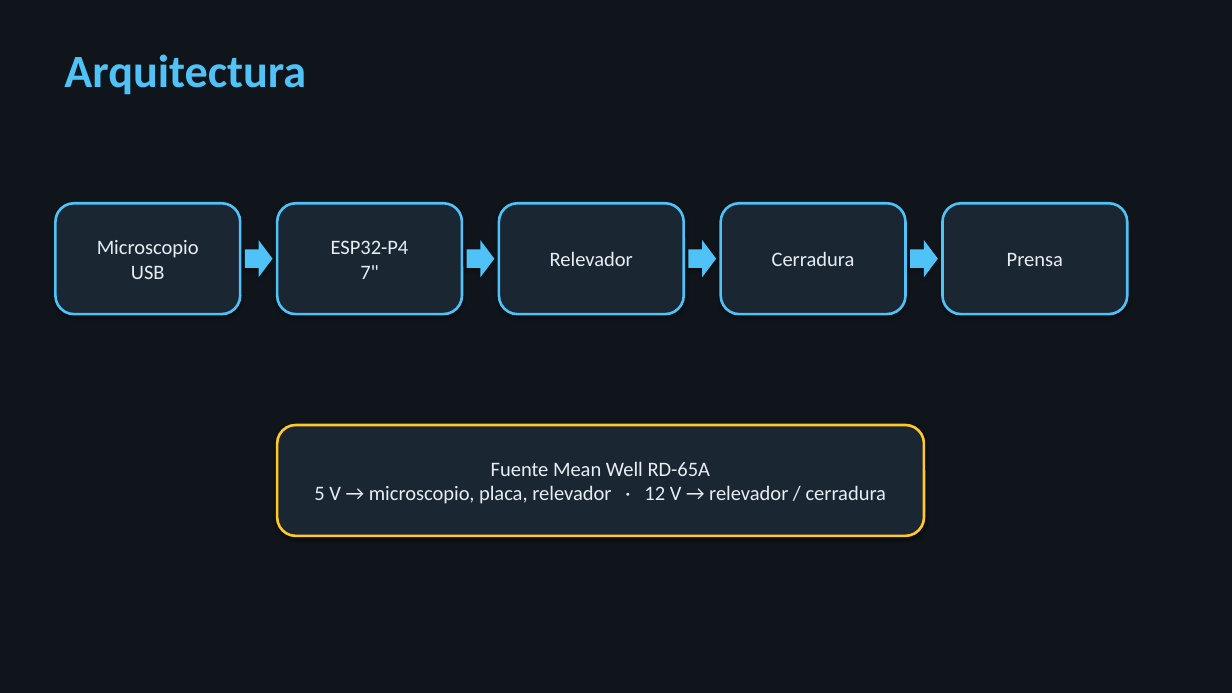
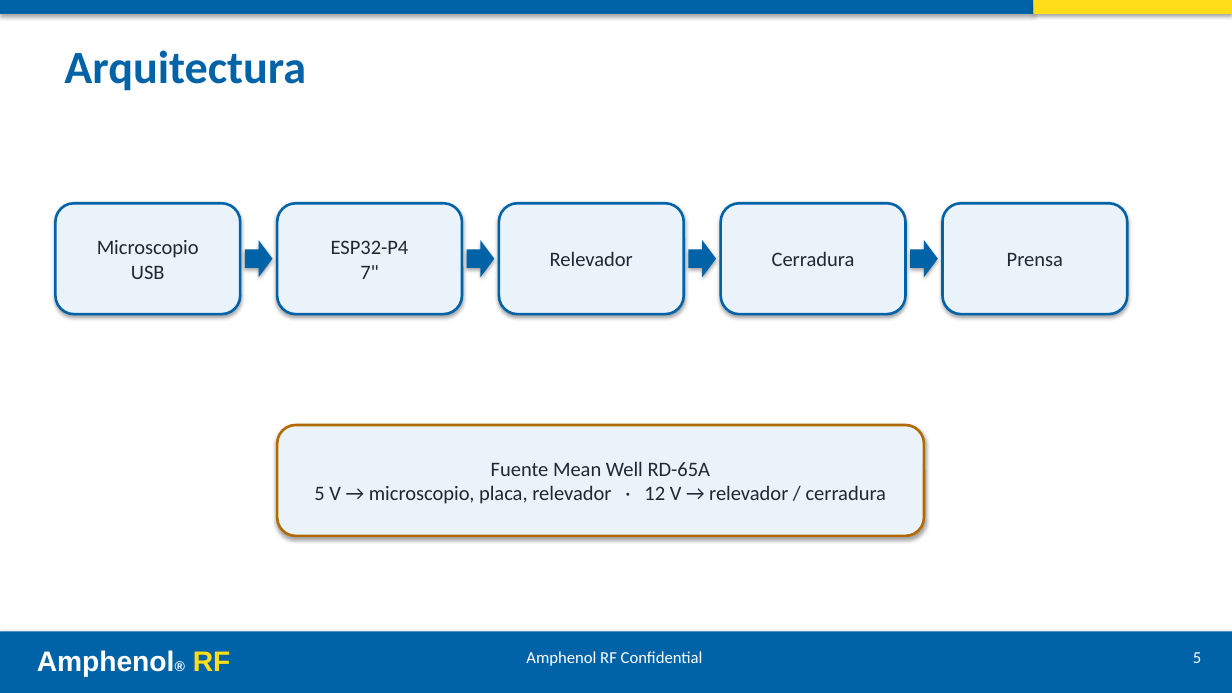
Before and after one commit to ricardosalmeron71-png/inspeccion-vision-solder-cap, a slide deck: slide 5 of docs/presentacion.pptx. Drawn at 1232x693 pixels with LibreOffice and Linux fonts; fonts in the diff are those of the drawing. Boxes give left, top, right and bottom in pixels: in the first picture for what was removed or moved away, otherwise in the second. Text is boxed around its words. In the diff, an @@ line names an element or a change of style, - is before the commit and + after.

```diff
--- a/docs/presentacion.pptx
+++ b/docs/presentacion.pptx
@@ background #10151C to #FFFFFF @@
@@ rectangle added at (0,0,1033,14), fill #0063A7 @@
@@ rectangle added at (1033,0,1232,14), fill #FFDD18 @@
@@ text "Arquitectura" at (64,50,306,91): text colour #4FC3F7 to #0063A7 @@
@@ text colour #E8EDF3 to #1F2933; fill #1B2633 to #EAF2FA; outline #4FC3F7 2 pt to #0063A7 2 pt in 5 elements at (55,203,240,314), (277,203,462,314), (499,203,684,314), (721,203,906,314), (943,203,1128,314) @@
@@ fill #4FC3F7 to #0063A7 in 4 elements at (245,240,273,277), (467,240,494,277), (689,240,716,277), (910,240,938,277) @@
@@ rounded rectangle "Fuente Mean Well RD-65A" at (277,425,924,536): text colour #E8EDF3 to #1F2933; fill #1B2633 to #EAF2FA; outline #FFCA28 2 pt to #B26A00 2 pt @@
@@ rectangle added at (0,631,1232,693), fill #0063A7 @@
@@ text added at (37,650,231,677), 22 pt, text #FFFFFF, bold @@
+Amphenol® RF
@@ text added at (526,651,703,666), 13 pt, text #FFFFFF @@
+Amphenol RF Confidential
@@ text added at (1193,652,1201,663), 13 pt, text #FFFFFF @@
+5
```
Also in this commit, not shown: 12 other slides changed, 1 other file.
